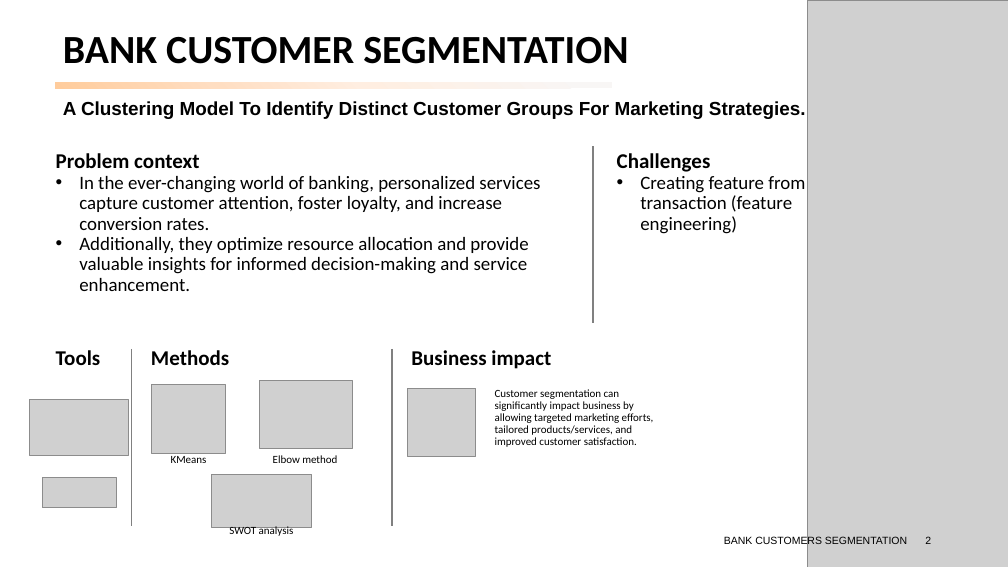
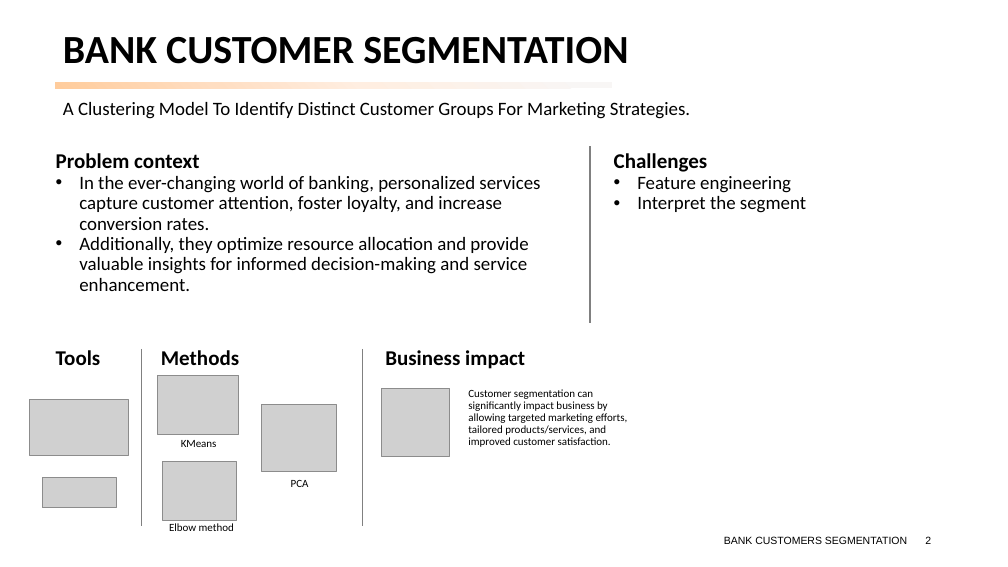
Before and after one commit to peerapat-t/Banking-customer-segmentation, a slide deck: slide 2 of banking customer segmentation.pptx. Drawn at 1008x567 pixels with LibreOffice and Linux fonts; fonts in the diff are those of the drawing; grey boxes stand for pictures. Boxes give left, top, right and bottom in pixels: in the first picture for what was removed or moved away, otherwise in the second. Text is boxed around its words. In the diff, an @@ line names an element or a change of style, - is before the commit and + after.

```diff
--- a/banking customer segmentation.pptx
+++ b/banking customer segmentation.pptx
@@ picture removed at [808, 0, 1008, 567] @@
@@ text "A Clustering Model To Identify ..." at [63, 102, 690, 119]: font Arial to Calibri, bold off @@
@@ line moved from (593, 147) - (593, 323) to (590, 147) - (590, 323) @@
@@ text at [637, 176, 806, 213]: text changed @@
-• Creating feature from transaction (feature engineering)
+• Feature engineering
+• Interpret the segment
@@ line moved from (132, 349) - (132, 526) to (141, 349) - (141, 526) @@
@@ text "Methods": place and size @@
-text "Methods" at [151, 350, 229, 365]
+text "Methods" at [161, 350, 239, 365]
@@ line moved from (392, 349) - (392, 526) to (363, 349) - (363, 526) @@
@@ picture: place and size @@
-picture at [152, 385, 225, 453]
+picture at [158, 376, 239, 435]
@@ picture removed at [260, 380, 353, 448] @@
@@ 2 texts, 1 picture: place and size @@
-2 texts, 1 picture at [408, 350, 654, 456]
+2 texts, 1 picture at [381, 350, 628, 456]
@@ picture added at [261, 405, 337, 472] @@
@@ text "KMeans": place and size @@
-text "KMeans" at [171, 456, 207, 463]
+text "KMeans" at [181, 440, 217, 447]
@@ picture added at [163, 461, 237, 520] @@
@@ picture removed at [211, 475, 312, 528] @@
@@ text added at [291, 480, 309, 487], 10.5 pt, text #000000 @@
+PCA
@@ text "Elbow method": place and size @@
-text "Elbow method" at [273, 455, 337, 463]
+text "Elbow method" at [169, 523, 234, 531]
@@ text removed at [229, 526, 294, 537] @@
-SWOT analysis
```
Also in this commit, not shown: 12 other slides changed, 6 slides added, 5 slides removed, 2 other files.
